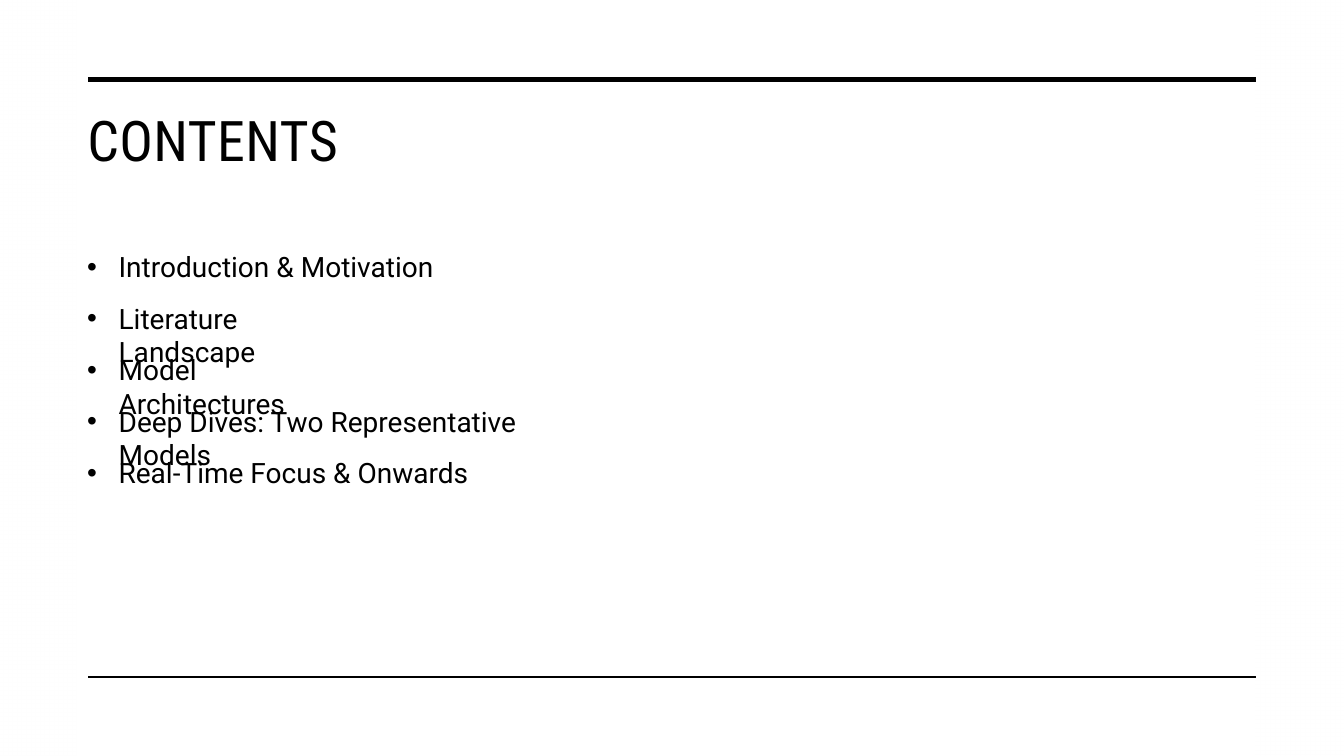
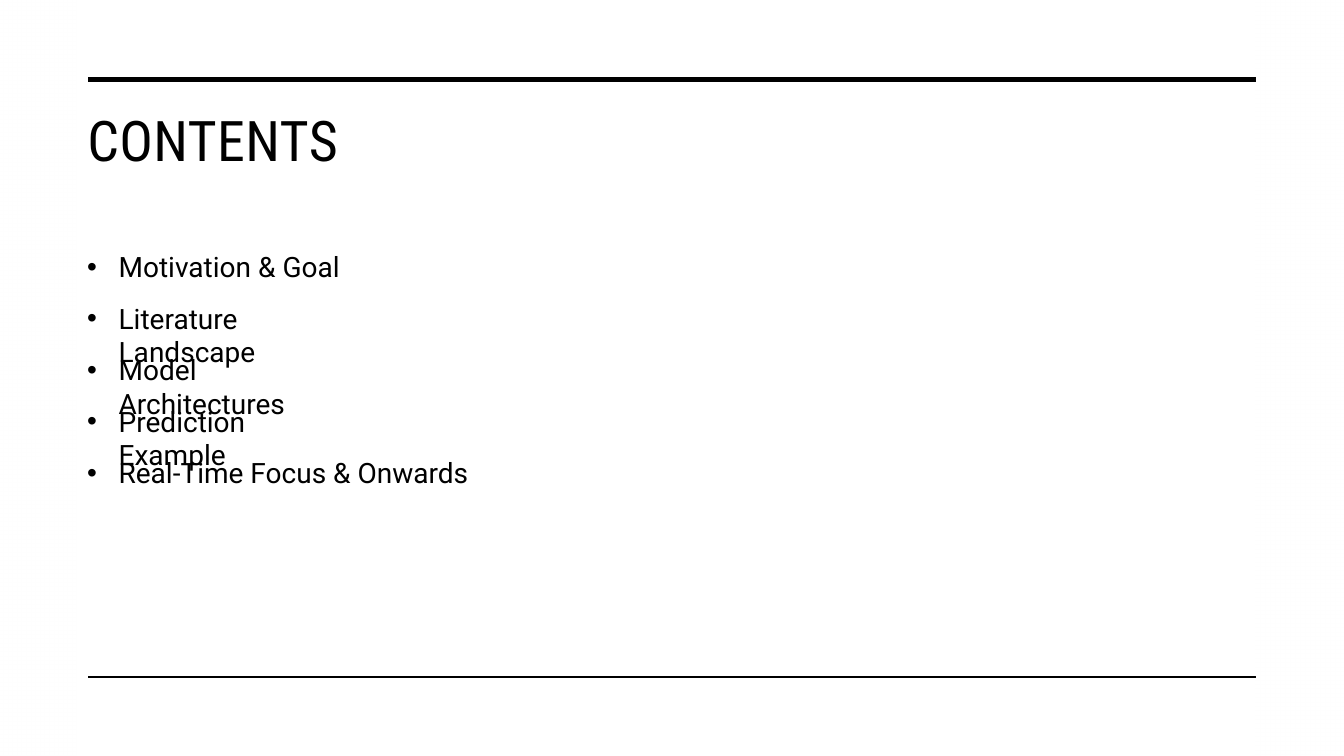
Before and after one commit to AndrewHutani/HMP, a slide deck: slide 2 of Towards Real-Time Human Motion Prediction using Data-Driven and.pptx. Drawn at 1344x756 pixels with LibreOffice and Linux fonts; fonts in the diff are those of the drawing. Boxes give left, top, right and bottom in pixels: in the first picture for what was removed or moved away, otherwise in the second. Text is boxed around its words. In the diff, an @@ line names an element or a change of style, - is before the commit and + after.

```diff
--- a/Towards Real-Time Human Motion Prediction using Data-Driven and.pptx
+++ b/Towards Real-Time Human Motion Prediction using Data-Driven and.pptx
@@ text at (119, 256, 340, 278): text changed @@
-• Introduction & Motivation
+• Motivation & Goal
@@ text at (119, 406, 246, 473): text changed @@
-• Deep Dives: Two Representative Models
+• Prediction Example
```
Also in this commit, not shown: 10 other slides changed, 5 slides added, 3 slides removed, 11 other files.
